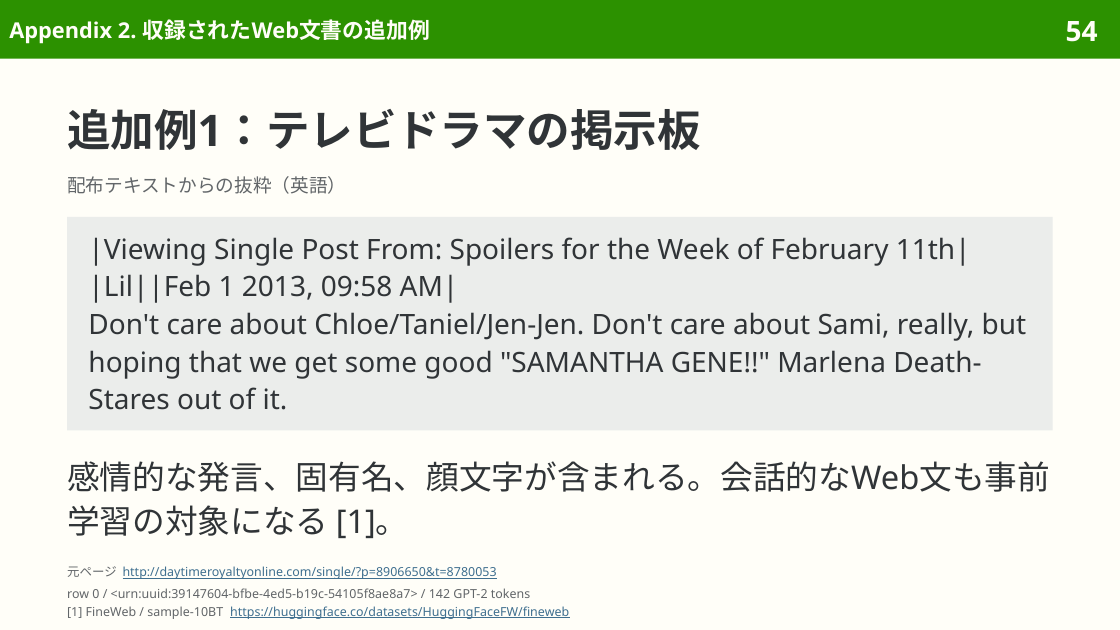
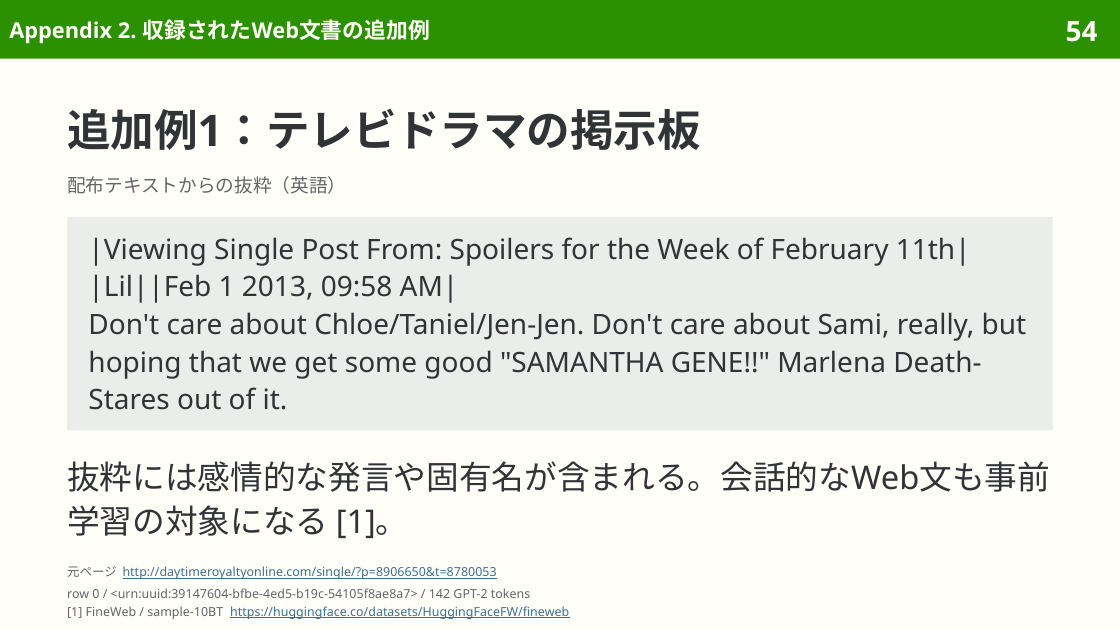
Before and after one commit to sasakiy84/datasets-in-10-minutes, a slide deck: slide 54 of slides/datasets-in-10-minutes-fineweb.pptx. Drawn at 1120x630 pixels with LibreOffice and Linux fonts; fonts in the diff are those of the drawing. Boxes give left, top, right and bottom in pixels: in the first picture for what was removed or moved away, otherwise in the second. Text is boxed around its words. In the diff, an @@ line names an element or a change of style, - is before the commit and + after.

```diff
--- a/slides/datasets-in-10-minutes-fineweb.pptx
+++ b/slides/datasets-in-10-minutes-fineweb.pptx
@@ text at [67, 461, 1050, 538]: text changed @@
-感情的な発言、固有名、顔文字が含まれる。会話的なWeb文も事前学習の対象になる [1]。
+抜粋には感情的な発言や固有名が含まれる。会話的なWeb文も事前学習の対象になる [1]。
```
Also in this commit, not shown: 17 other slides changed, 7 other files.
